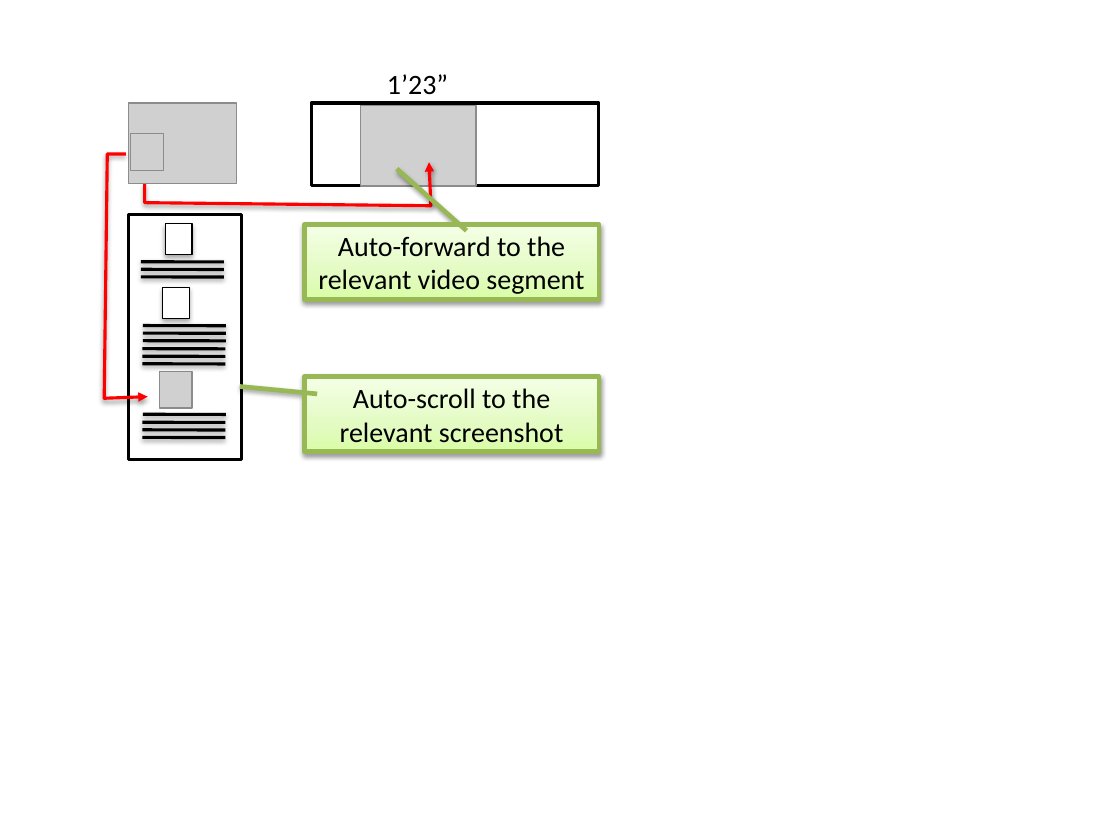
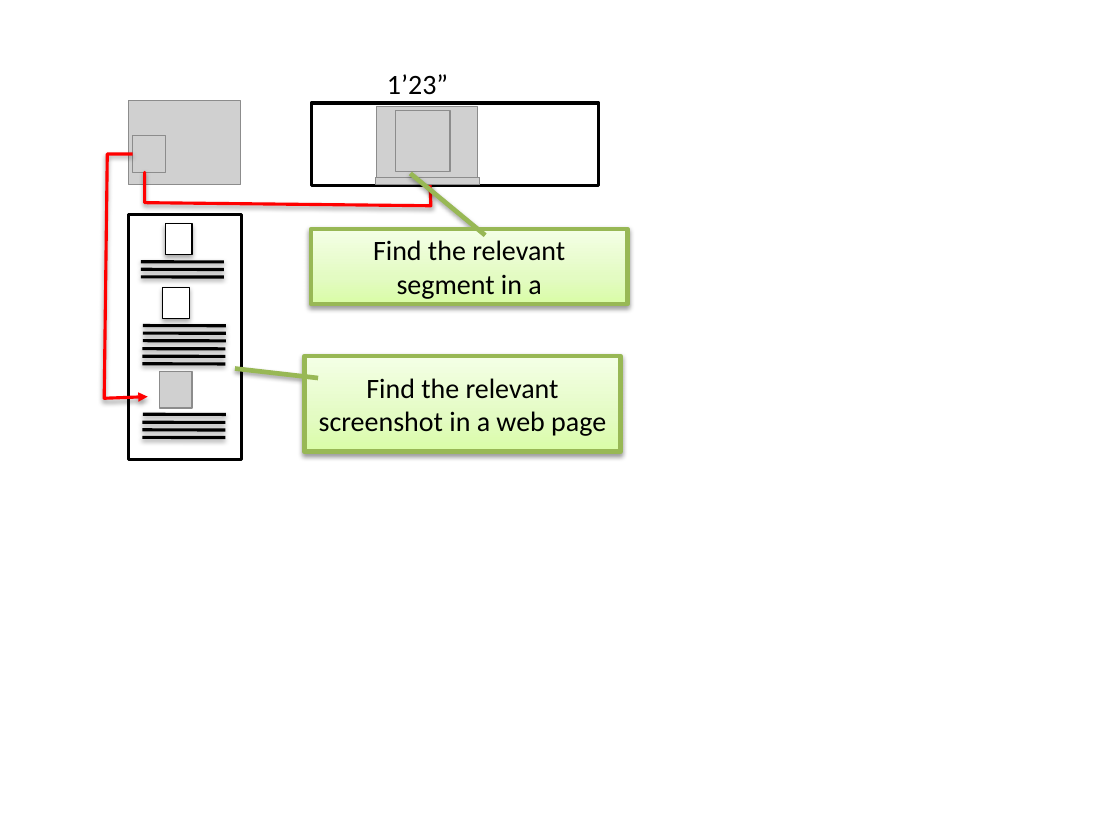
Before and after one commit to doubleshow/papers, a slide deck: slide 5 of i3/figures.pptx (slide 3 before the commit). Drawn at 1120x840 pixels with LibreOffice and Linux fonts; fonts in the diff are those of the drawing; grey boxes stand for pictures. Boxes give left, top, right and bottom in pixels: in the first picture for what was removed or moved away, otherwise in the second. Text is boxed around its words. In the diff, an @@ line names an element or a change of style, - is before the commit and + after.

```diff
--- a/i3/figures.pptx
+++ b/i3/figures.pptx
@@ picture: place and size @@
-picture at (129, 103, 237, 184)
+picture at (129, 101, 241, 185)
@@ picture added at (376, 106, 477, 178) @@
@@ picture added at (395, 111, 450, 172) @@
@@ freeform shape at (104, 155, 148, 399): outline redrawn @@
@@ freeform shape at (145, 162, 432, 206): outline redrawn @@
@@ picture: place and size @@
-picture at (361, 105, 476, 186)
+picture at (376, 177, 480, 185)
@@ border callout "Find the relevant segment in ...": place and size @@
-border callout "Find the relevant segment in ..." at (305, 224, 599, 299)
+border callout "Find the relevant segment in ..." at (311, 228, 627, 304)
@@ text in border callout at (373, 240, 565, 299): text changed @@
-Auto-forward to the relevant video segment
+Find the relevant segment in a
@@ border callout "Find the relevant screenshot in ...": place and size @@
-border callout "Find the relevant screenshot in ..." at (305, 376, 599, 451)
+border callout "Find the relevant screenshot in ..." at (305, 356, 620, 451)
@@ text in border callout at (319, 378, 606, 436): text changed @@
-Auto-scroll to the relevant screenshot
+Find the relevant screenshot in a web page
```
Also in this commit, not shown: 1 other slide changed, 7 slides added, 1 other file.
